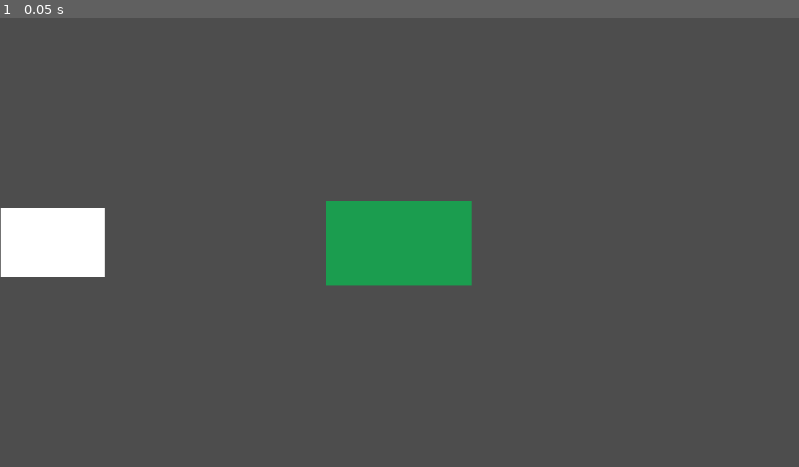
Above: before the commit, frame 1.
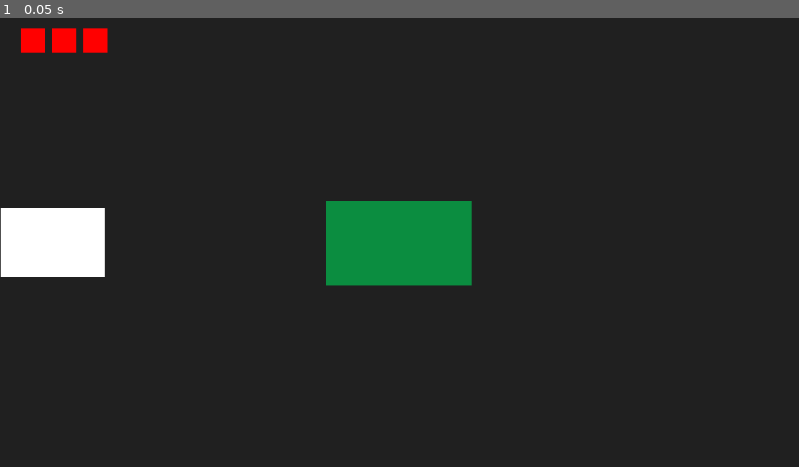
Above: after the commit, the same moment.

Repository: Smijj/HatStackMaina
Game: Godot game, scene res://Scenes/Main.tscn
Same seed, same stepped clock (60 frames per second), same inputs: the game is played once before the commit and once after it.
Inputs:
- Up to frame 1 (0.05 s): no input

The runs differ from the first frame. In frame 1, 95% of the frame differs, in the area x 0-100%, y 0-100%.

Commit message:
Attempting to create a UI workflow

Diff:
--- /dev/null
+++ b/gd.hatstackmania/Scenes/GUI.tscn
@@ -0,0 +1,8 @@
+[gd_scene load_steps=2 format=3 uid="uid://dhsltxyaadhj3"]
+
+[ext_resource type="PackedScene" uid="uid://dfkgu0lju4vby" path="res://Scenes/UI Elements.tscn" id="1_mjuat"]
+
+[node name="GUI" type="CanvasLayer"]
+layer = 0
+
+[node name="UI Elements" parent="." instance=ExtResource("1_mjuat")]
--- a/gd.hatstackmania/Scenes/Main.tscn
+++ b/gd.hatstackmania/Scenes/Main.tscn
@@ -1,12 +1,14 @@
-[gd_scene load_steps=3 format=3 uid="uid://b3yfjp4cnq3gt"]
+[gd_scene load_steps=4 format=3 uid="uid://b3yfjp4cnq3gt"]
 
 [ext_resource type="PackedScene" uid="uid://2wek18pqbhi2" path="res://Scenes/Hat.tscn" id="1_iwqyt"]
+[ext_resource type="PackedScene" uid="uid://dhsltxyaadhj3" path="res://Scenes/GUI.tscn" id="3_neio8"]
 
 [sub_resource type="CanvasTexture" id="CanvasTexture_fg88k"]
 
 [node name="Main" type="Node2D"]
 
 [node name="FocusGroup" type="Node2D" parent="."]
+z_index = 3
 
 [node name="Camera2D" type="Camera2D" parent="FocusGroup"]
 
@@ -23,3 +25,5 @@
 
 [node name="SpawnPosRight" type="Node2D" parent="FocusGroup"]
 position = Vector2(500, 0)
+
+[node name="GUI" parent="." instance=ExtResource("3_neio8")]
--- a/gd.hatstackmania/Scenes/UI.tscn
+++ b/gd.hatstackmania/Scenes/UI Elements.tscn
@@ -2,22 +2,13 @@
 
 [sub_resource type="CanvasTexture" id="CanvasTexture_agqjk"]
 
-[node name="UI" type="Control"]
+[node name="UI Elements" type="Control"]
 layout_mode = 3
 anchors_preset = 15
 anchor_right = 1.0
 anchor_bottom = 1.0
 grow_horizontal = 2
 grow_vertical = 2
-
-[node name="ColorRect" type="ColorRect" parent="."]
-layout_mode = 1
-anchors_preset = 15
-anchor_right = 1.0
-anchor_bottom = 1.0
-grow_horizontal = 2
-grow_vertical = 2
-color = Color(0.359069, 0.359069, 0.359069, 1)
 
 [node name="HBoxContainer" type="HBoxContainer" parent="."]
 layout_mode = 0
--- a/gd.hatstackmania/project.godot
+++ b/gd.hatstackmania/project.godot
@@ -14,3 +14,7 @@
 run/main_scene="res://Scenes/Main.tscn"
 config/features=PackedStringArray("4.3", "Forward Plus")
 config/icon="res://icon.svg"
+
+[rendering]
+
+environment/defaults/default_clear_color=Color(0.125911, 0.125911, 0.125911, 1)
